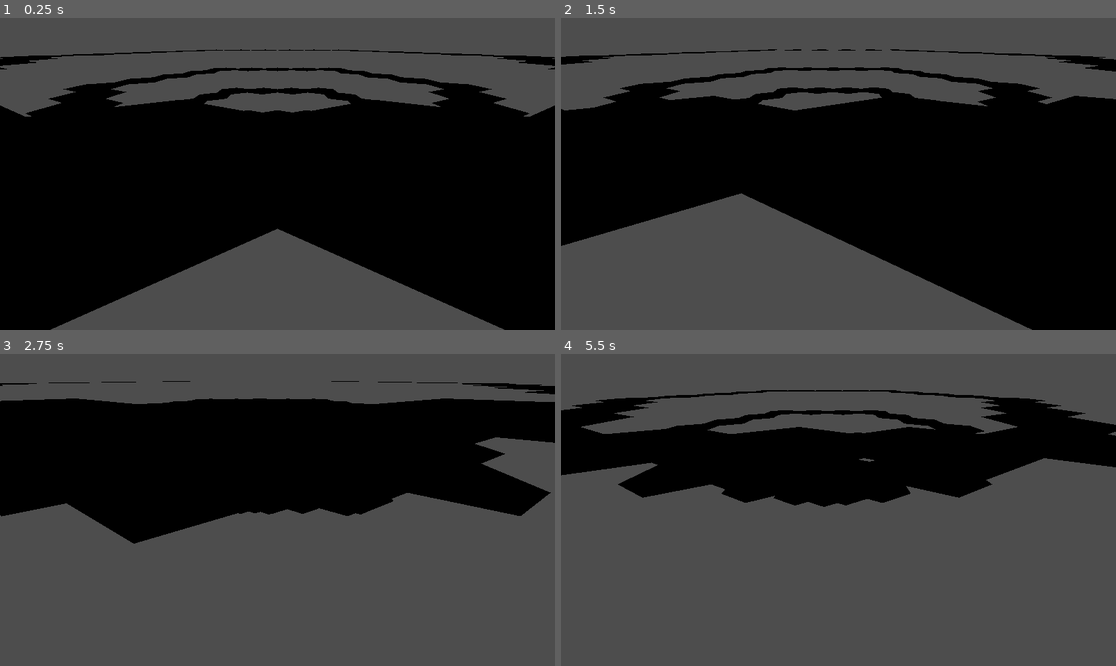
Above: before the commit, frames 1-4 (two rows, left to right).
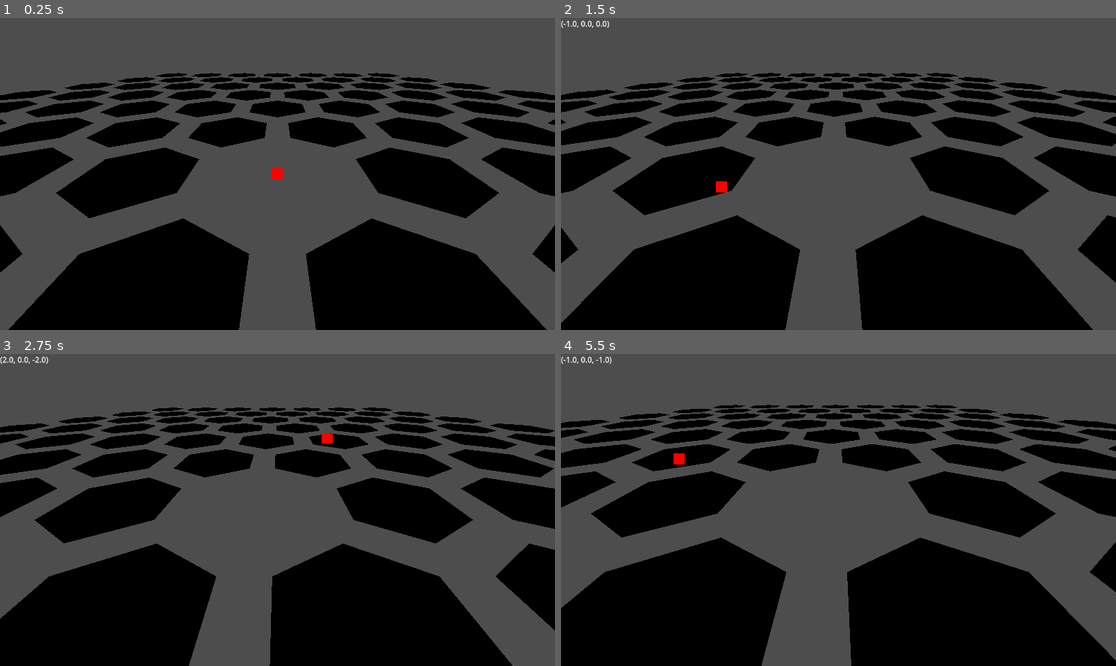
Above: after the commit, the same moments.

Repository: Deathlymad/basin_game
Game: Godot game, scene res://scenes/MainScene/MainScene.tscn
The game is run twice, just before and just after one commit, with the same random seed, the same clock (stepped at 60 frames per second) and the same inputs.
Inputs (mouse positions are in pixels of both pictures, inside the frame that each line leads up to):
- Up to frame 1 (0.25 s): no input
- Up to frame 2 (1.5 s): tap Enter at 0.5 s; move the mouse to (960, 158) at 0.52 s; hold D (right) 0.53-1.28 s; hold Middle mouse button (Middle_Click) 0.53-1.28 s; tap Space at 1.25 s; move the mouse to (727, 189) at 1.27 s; hold Down (backward) from 1.28 s (still down); right-click (727, 189) at 1.35 s
- Up to frame 3 (2.75 s): move the mouse to (333, 441) at 2.02 s; release Down (backward) at 2.03 s; hold D (right) from 2.03 s (still down); hold Mouse wheel up (ZoomIn) from 2.03 s (still down)
- Up to frame 4 (5.5 s): move the mouse to (810, 572) at 2.77 s; release D (right) at 2.78 s; release Mouse wheel up (ZoomIn) at 2.78 s; hold Shift (SpeedUp) 2.78-3.53 s; tap Mouse wheel down (ZoomOut) at 2.85 s; tap Enter at 3.5 s; move the mouse to (1005, 556) at 3.52 s; hold Middle mouse button (Middle_Click) 3.53-4.28 s; hold A (left) 3.53-5.03 s; tap Space at 4.25 s; move the mouse to (672, 463) at 4.27 s; right-click (672, 463) at 4.35 s; move the mouse to (866, 510) at 5.02 s; hold Down (backward) from 5.03 s (still down); hold Mouse wheel up (ZoomIn) from 5.03 s (still down)

The runs differ from the first frame. In frame 1, 45% of the frame differs, in the area x 0-100%, y 10-100%; in frame 2, 46%; in frame 3, 49%, in the area x 0-100%, y 0-100%; in frame 4, 48%.

Commit message:
made chunks

Diff:
--- /dev/null
+++ b/scenes/HexGridScene/HexGridScene.tscn
@@ -0,0 +1,11 @@
+[gd_scene load_steps=3 format=3 uid="uid://bohqdnkljiicp"]
+
+[ext_resource type="Script" uid="uid://d0rye4snk6dxf" path="res://scenes/HexGridScene/hex_grid_scene.gd" id="1_l445s"]
+
+[sub_resource type="ArrayMesh" id="ArrayMesh_l445s"]
+
+[node name="HexGridScene" type="Node3D"]
+script = ExtResource("1_l445s")
+
+[node name="MeshInstance3D" type="MeshInstance3D" parent="."]
+mesh = SubResource("ArrayMesh_l445s")
--- /dev/null
+++ b/scenes/HexGridScene/hex_grid_scene.gd
@@ -0,0 +1,59 @@
+extends Node3D
+
+var hexagons : Array[Hexagon]
+@export var size : int
+@export var direction : HexHelper.HexDirection
+
+func _ready():
+	hexagons = []
+	var start_pos = HexHelper.HexCoordinate.new(0, 0, 0)
+	var next_dir = HexHelper.get_next_hex_direction(direction)
+	start_pos = start_pos.step_in_dir(direction)
+	var root = start_pos.duplicate()
+
+	print("==============================", direction, " ", next_dir, "==============================")
+
+	for i in range(size):
+		var hex = Hexagon.new()
+		hex.hex_position = start_pos.duplicate().minus(root)
+		print(hex.hex_position)
+		hexagons.append(hex)
+		var step_pos = start_pos.duplicate()
+		start_pos.step_in_dir(direction)
+		step_pos.step_in_dir(next_dir)
+		for j in range(size - i - 1):
+			hex = Hexagon.new()
+			hex.hex_position = step_pos.duplicate().minus(root)
+			print(hex.hex_position)
+			hexagons.append(hex)
+			step_pos.step_in_dir(next_dir)
+
+	print("============================================================")
+	generate_mesh()
+	global_position = root.to_carthesian()
+
+func add_hexagons_to_geometry(arrays):
+	for hex in hexagons:
+		var res = hex._update_mesh(to_local(hex.hex_position.to_carthesian()), arrays[Mesh.ARRAY_VERTEX].size())
+		arrays[Mesh.ARRAY_VERTEX].append_array(res[0])
+		arrays[Mesh.ARRAY_INDEX].append_array(res[1])
+
+
+func add_connectors_to_grid():
+	pass
+
+func generate_mesh():
+	var arrays = []
+	arrays.resize(Mesh.ARRAY_MAX)
+	arrays[Mesh.ARRAY_VERTEX] = PackedVector3Array()
+	arrays[Mesh.ARRAY_INDEX] = PackedInt32Array()
+
+	add_hexagons_to_geometry(arrays)
+
+	# Create the Mesh.
+	$MeshInstance3D.mesh = ArrayMesh.new()
+	$MeshInstance3D.mesh.add_surface_from_arrays(Mesh.PRIMITIVE_TRIANGLES, arrays)
+
+	for c in $MeshInstance3D.get_children():
+		$MeshInstance3D.remove_child(c)
+	$MeshInstance3D.create_multiple_convex_collisions()
--- a/scenes/HexScene/HexScene.tscn
+++ b/scenes/HexScene/HexScene.tscn
@@ -1,12 +1,11 @@
-[gd_scene load_steps=5 format=3 uid="uid://bc4do07yh1qyr"]
+[gd_scene load_steps=4 format=3 uid="uid://bc4do07yh1qyr"]
 
 [ext_resource type="Script" uid="uid://b45a1peeg7pvi" path="res://scenes/HexScene/hexagon.gd" id="1_2c856"]
-[ext_resource type="Script" uid="uid://mwuvurrf0e1q" path="res://scenes/HexScene/hexagon_renderer.gd" id="2_h4lnt"]
-
-[sub_resource type="ArrayMesh" id="ArrayMesh_j0u8r"]
 
 [sub_resource type="ViewportTexture" id="ViewportTexture_2c856"]
 viewport_path = NodePath("CanvasLayer")
+
+[sub_resource type="ArrayMesh" id="ArrayMesh_3vl2m"]
 
 [node name="Node3D" type="Node3D"]
 script = ExtResource("1_2c856")
@@ -27,13 +26,12 @@
 horizontal_alignment = 1
 vertical_alignment = 1
 
-[node name="MeshInstance3D" type="MeshInstance3D" parent="."]
-mesh = SubResource("ArrayMesh_j0u8r")
-script = ExtResource("2_h4lnt")
-
 [node name="Sprite3D" type="Sprite3D" parent="."]
 visible = false
 billboard = 1
 double_sided = false
 no_depth_test = true
 texture = SubResource("ViewportTexture_2c856")
+
+[node name="MeshInstance3D" type="MeshInstance3D" parent="."]
+mesh = SubResource("ArrayMesh_3vl2m")
--- a/scenes/HexScene/hexagon.gd
+++ b/scenes/HexScene/hexagon.gd
@@ -1,17 +1,30 @@
 extends Node3D
 
-@export var height : float
+class_name Hexagon
 
+var height : float
 var hex_position : HexHelper.HexCoordinate
 
+func _update_mesh(coord_offset : Vector3 = Vector3.ZERO, idx_offset : int = 0):
+	var pts : Array[Vector3] = []
 
+	pts.append(coord_offset) #Center
 
-func _ready():
-	var reconstructed = HexHelper.HexCoordinate.from_carthesian(hex_position.to_carthesian())
-	#reconstructed.round_coord()
-	#print(hex_position.to_string(), reconstructed.to_string())
+	pts.append(coord_offset + Vector3(  HexHelper.INNER_RADIUS * HexHelper.SOLID_RADIUS, 0,  0.5 * HexHelper.OUTER_RADIUS * HexHelper.SOLID_RADIUS))
+	pts.append(coord_offset + Vector3(  HexHelper.INNER_RADIUS * HexHelper.SOLID_RADIUS, 0, -0.5 * HexHelper.OUTER_RADIUS * HexHelper.SOLID_RADIUS))
+	pts.append(coord_offset + Vector3(                       0, 0,       -HexHelper.OUTER_RADIUS * HexHelper.SOLID_RADIUS))
+	pts.append(coord_offset + Vector3( -HexHelper.INNER_RADIUS * HexHelper.SOLID_RADIUS, 0, -0.5 * HexHelper.OUTER_RADIUS * HexHelper.SOLID_RADIUS))
+	pts.append(coord_offset + Vector3( -HexHelper.INNER_RADIUS * HexHelper.SOLID_RADIUS, 0,  0.5 * HexHelper.OUTER_RADIUS * HexHelper.SOLID_RADIUS))
+	pts.append(coord_offset + Vector3(                       0, 0,        HexHelper.OUTER_RADIUS * HexHelper.SOLID_RADIUS))
 
-	$CanvasLayer/Label.text = hex_position.to_string()
+	var idx : Array[int] = []
 
-	#pos update
-	global_position = hex_position.to_carthesian() + Vector3.UP * height
+	for i in range(1, 7):
+		idx.append(idx_offset)
+		if i + 1 < 7:
+			idx.append(idx_offset + (i + 1))
+		else:
+			idx.append(idx_offset + 1)
+		idx.append(idx_offset + i)
+
+	return [pts, idx]
--- a/scenes/HexScene/hexagon_renderer.gd
+++ /dev/null
@@ -1,49 +0,0 @@
-extends MeshInstance3D
-
-
-func _ready():
-	var res = _update_mesh()
-	apply_update_to_mesh(res[0], res[1])
-
-func _update_mesh(coord_offset : Vector3 = Vector3.ZERO, idx_offset : int = 0):
-	var pts : Array[Vector3] = []
-
-	pts.append(Vector3.ZERO) #Center
-
-	pts.append(Vector3(  HexHelper.INNER_RADIUS, 0,  0.5 * HexHelper.OUTER_RADIUS))
-	pts.append(Vector3(  HexHelper.INNER_RADIUS, 0, -0.5 * HexHelper.OUTER_RADIUS))
-	pts.append(Vector3(                       0, 0,       -HexHelper.OUTER_RADIUS))
-	pts.append(Vector3( -HexHelper.INNER_RADIUS, 0, -0.5 * HexHelper.OUTER_RADIUS))
-	pts.append(Vector3( -HexHelper.INNER_RADIUS, 0,  0.5 * HexHelper.OUTER_RADIUS))
-	pts.append(Vector3(                       0, 0,        HexHelper.OUTER_RADIUS))
-
-	var idx : Array[int] = []
-
-	for i in range(1, 7):
-		idx.append(0)
-		if i + 1 < 7:
-			idx.append((i + 1))
-		else:
-			idx.append(1)
-		idx.append(i)
-
-	return [pts, idx]
-
-func apply_update_to_mesh(vertices, indices):
-	var packed_coords : PackedVector3Array = PackedVector3Array()
-	packed_coords.append_array(vertices)
-	var packed_idx : PackedInt32Array = PackedInt32Array()
-	packed_idx.append_array(indices)
-
-	var arrays = []
-	arrays.resize(Mesh.ARRAY_MAX)
-	arrays[Mesh.ARRAY_VERTEX] = packed_coords
-	arrays[Mesh.ARRAY_INDEX] = packed_idx
-
-	# Create the Mesh.
-	mesh.clear_surfaces()
-	mesh.add_surface_from_arrays(Mesh.PRIMITIVE_TRIANGLES, arrays)
-
-	for c in get_children():
-		remove_child(c)
-	create_multiple_convex_collisions()
--- a/scenes/MainScene/MainScene.tscn
+++ b/scenes/MainScene/MainScene.tscn
@@ -1,8 +1,8 @@
 [gd_scene load_steps=6 format=3 uid="uid://dxwhq4pw7hlfh"]
 
-[ext_resource type="Script" path="res://scenes/MainScene/debug_mouse.gd" id="1_1ka3p"]
-[ext_resource type="Script" uid="uid://2aundyss0wxm" path="res://scenes/MainScene/basin.gd" id="2_1ka3p"]
-[ext_resource type="Script" uid="uid://veklv46j4u2p" path="res://scenes/MainScene/Camera.gd" id="3_fupjk"]
+[ext_resource type="Script" uid="uid://ty5oyx2coyh2" path="res://scenes/MainScene/debug_mouse.gd" id="1_1ka3p"]
+[ext_resource type="Script" path="res://scenes/MainScene/Camera.gd" id="3_fupjk"]
+[ext_resource type="PackedScene" uid="uid://bohqdnkljiicp" path="res://scenes/HexGridScene/HexGridScene.tscn" id="3_y65c2"]
 
 [sub_resource type="StandardMaterial3D" id="StandardMaterial3D_1ka3p"]
 albedo_color = Color(1, 0, 0, 1)
@@ -21,8 +21,29 @@
 mesh = SubResource("PointMesh_1ka3p")
 
 [node name="Basin" type="Node3D" parent="."]
-script = ExtResource("2_1ka3p")
-radius = null
+
+[node name="HexGridScene2" parent="Basin" instance=ExtResource("3_y65c2")]
+size = 6
+
+[node name="HexGridScene3" parent="Basin" instance=ExtResource("3_y65c2")]
+size = 6
+direction = 1
+
+[node name="HexGridScene4" parent="Basin" instance=ExtResource("3_y65c2")]
+size = 6
+direction = 2
+
+[node name="HexGridScene5" parent="Basin" instance=ExtResource("3_y65c2")]
+size = 6
+direction = 3
+
+[node name="HexGridScene6" parent="Basin" instance=ExtResource("3_y65c2")]
+size = 6
+direction = 4
+
+[node name="HexGridScene" parent="Basin" instance=ExtResource("3_y65c2")]
+size = 6
+direction = 5
 
 [node name="Node3D" type="Node3D" parent="."]
 script = ExtResource("3_fupjk")
--- a/scenes/MainScene/basin.gd
+++ /dev/null
@@ -1,15 +0,0 @@
-extends Node3D
-
-var hex_scene = preload("res://scenes/HexScene/HexScene.tscn")
-@export var radius : int = 6
-
-func _ready():
-	var base_instance = HexHelper.HexCoordinate.ORIGIN;
-	for x in range(-radius, radius):
-		for z in range(-radius, radius):
-			var hex_instance = hex_scene.instantiate()
-
-			#hex_instance.height = ((abs(x)+abs(y)+abs(z))/3) - ((abs(x)+abs(y)+abs(z))/3)/2
-			hex_instance.hex_position = HexHelper.HexCoordinate.new(x,0,z)
-			hex_instance.height = hex_instance.hex_position.distance_to(base_instance)
-			add_child(hex_instance)
--- a/scenes/MainScene/debug_mouse.gd
+++ b/scenes/MainScene/debug_mouse.gd
@@ -1,10 +1,9 @@
 extends Node3D
 
 func _input(evt : InputEvent):
-	return
 	if evt is InputEventMouseMotion:
-		var ray_start = $Camera3D.project_ray_origin(evt.position)
-		var ray_end = ray_start + $Camera3D.project_ray_normal(evt.position) * 1000
+		var ray_start = $Node3D/Camera3D.project_ray_origin(evt.position)
+		var ray_end = ray_start + $Node3D/Camera3D.project_ray_normal(evt.position) * 1000
 		var world3d : World3D = get_world_3d()
 		var space_state = world3d.direct_space_state
 
--- a/scripts/hex_helper.gd
+++ b/scripts/hex_helper.gd
@@ -2,25 +2,56 @@
 
 class_name HexHelper
 
-static var OUTER_RADIUS : float = 1;
+static var SOLID_RADIUS : float = 0.75
+static var OUTER_RADIUS : float = 4;
 static var INNER_RADIUS : float = OUTER_RADIUS * 0.866025404;
 
 enum HexDirection {
-	NE,
-	E,
-	SE,
-	SW,
-	W,
-	NW
+	NE = 0,
+	E = 1,
+	SE = 2,
+	SW = 3,
+	W = 4,
+	NW = 5,
+	DIRECTION_MAX = 6
 }
+#clockwise
+static func get_next_hex_direction(dir : HexDirection):
+	return (dir + 1) % HexDirection.DIRECTION_MAX
+static func get_prev_hex_direction(dir : HexDirection):
+	return (HexDirection.DIRECTION_MAX + dir - 1) % HexDirection.DIRECTION_MAX
 
 class HexCoordinate:
-	static var ORIGIN = HexCoordinate.new(0, 0, 0)
 	var pos : Vector3
 
-	func _init(x : float, y : float, z : float):
+	func _init(x : float, _y : float, z : float):
 		pos.x = x
 		pos.z = z
+
+	func duplicate():
+		return HexCoordinate.new(pos.x, pos.y, pos.z)
+
+	func step_in_dir(dir : HexDirection):
+		if dir == HexDirection.NE:
+			pos.z += 1
+		elif dir == HexDirection.E:
+			pos.x += 1
+		elif dir == HexDirection.SE:
+			pos.x += 1
+			pos.z -= 1
+		elif dir == HexDirection.SW:
+			pos.z -= 1
+		elif dir == HexDirection.W:
+			pos.x -= 1
+		elif dir == HexDirection.NW:
+			pos.x -= 1
+			pos.z += 1
+		return self
+
+	func minus(other : HexCoordinate):
+		pos.x -= other.pos.x
+		pos.z -= other.pos.z
+		return self
 
 	func to_carthesian() -> Vector3:
 		var x = (sqrt(3) * pos.x + sqrt(3)/2 * pos.z) * HexHelper.OUTER_RADIUS;
Not shown, added: scenes/HexGridScene/hex_grid_scene.gd.uid
Not shown, removed: scenes/HexScene/hexagon_renderer.gd.uid
Not shown, removed: scenes/MainScene/basin.gd.uid
